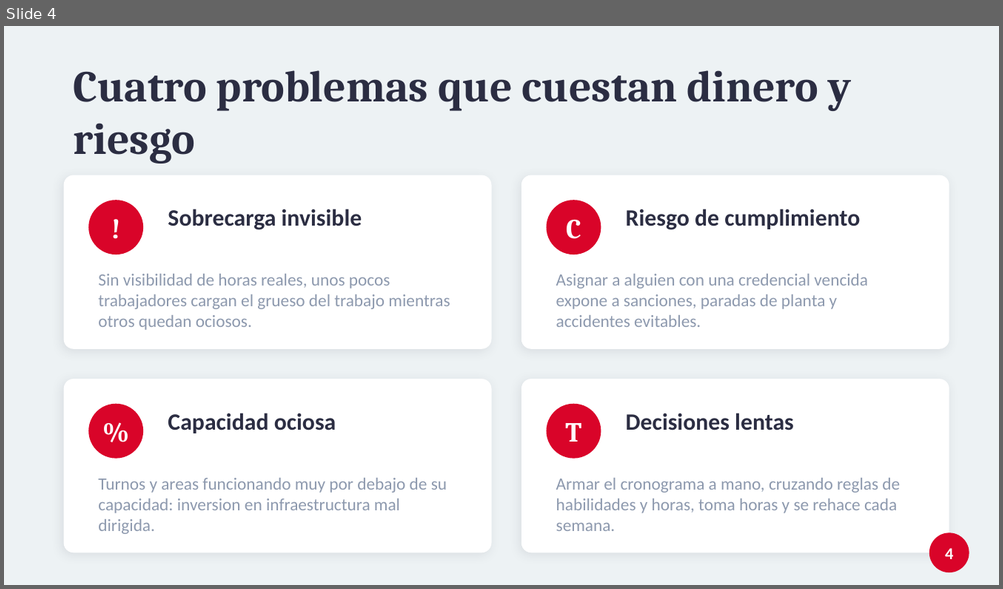
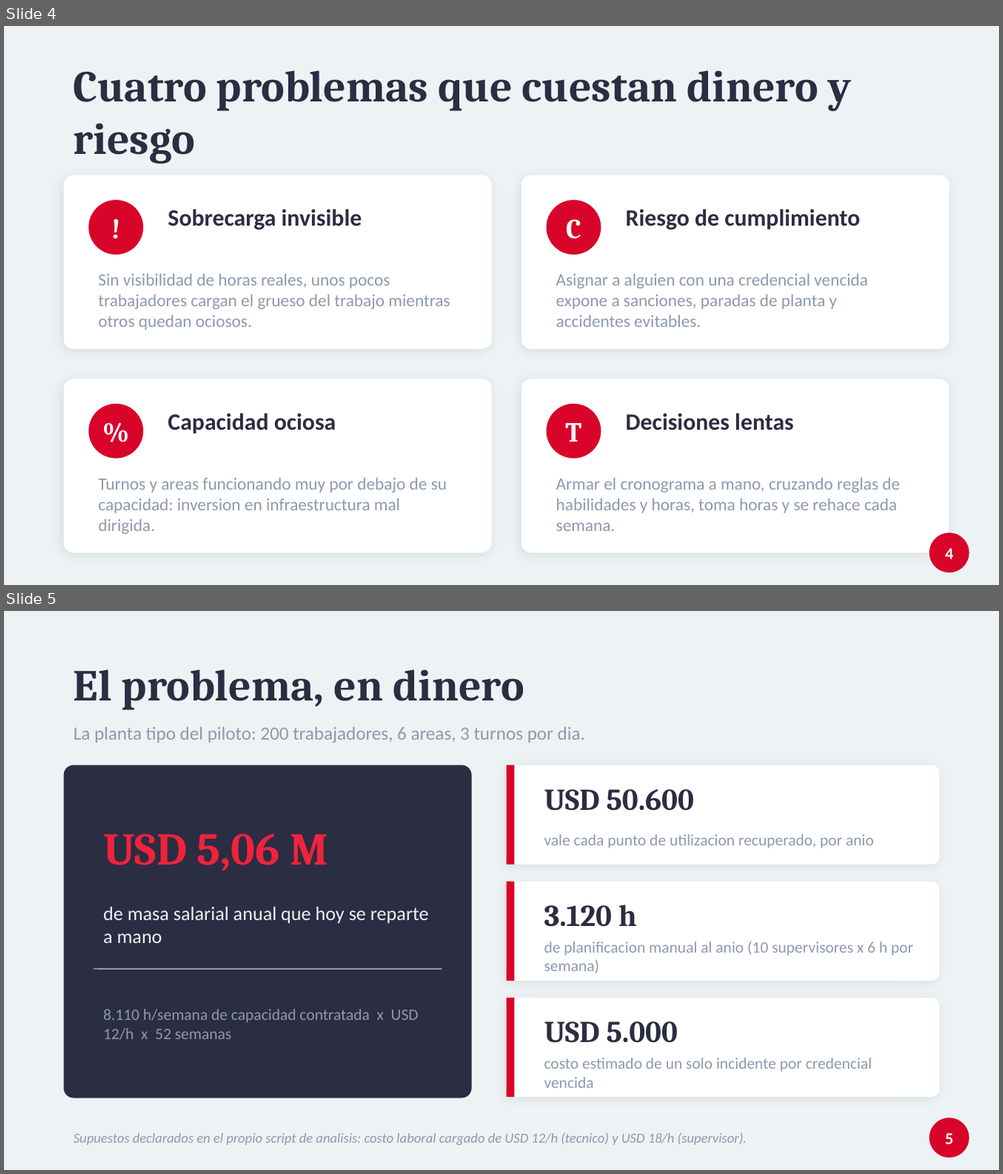
Before and after one commit to tomassalina/tp-gestion-capacidades-inteligente, a slide deck: analisis/presentacion_defensa.pptx. Shown one above the other, each under a label of ours: slide 4 before the commit, slides 4 and 5 after it. The pictures are 1003x589 and 1003x1174 pixels, drawn with LibreOffice and Linux fonts; fonts in the diff are those of the drawing. Boxes give left, top, right and bottom in pixels: in the first picture for what was removed or moved away, otherwise in the second. Text is boxed around its words. In the diff, an @@ line names an element or a change of style, - is before the commit and + after.

Commit message:
rearmar la presentacion para una defensa de 15 minutos con enfoque economico
El deck pasa de 13 a 18 diapositivas. Lo que mas crecio es la explicacion de
como se generan los datos, que antes era una sola linea al pie de una
diapositiva y ahora son tres: la escala del piloto, por que instanciamos las
clases reales en vez de escribir los CSV a mano, y las cuatro decisiones del
motor de simulacion (semana a semana con reinicio de horas, 6.000 intentos con
sesgo 86/14, conflictos que son excepciones reales del core, semilla fija).

Ademas se cuantifica todo en dinero. Para que los montos sean auditables y no
numeros sueltos pegados en las diapositivas, los calcula estimar_impacto_economico()
a partir de un diccionario SUPUESTOS declarado en el script, y quedan guardados en
resumen_metricas.json: USD 5,06 M de masa salarial anual en juego, USD 50.600 por
cada punto de utilizacion recuperado, y USD 145.000 de valor anual por planta
contra USD 19.200 de costo. Si alguien discute un supuesto se cambia el valor y se
recalcula la seccion entera.

Se agregan dos diapositivas de negocio (el problema valuado y el impacto sumado),
un divisor de seccion, y los tres hallazgos y el mercado ahora cierran en plata.

```diff
--- a/analisis/presentacion_defensa.pptx
+++ b/analisis/presentacion_defensa.pptx
@@ slide 5 added at [4,611,999,1170], background #EDF2F4 @@
@@ text added at [74,669,524,710], 32 pt, text #2B2D42, bold @@
+El problema, en dinero
@@ text added at [74,726,585,743], 13.5 pt, text #8D99AE @@
+La planta tipo del piloto: 200 trabajadores, 6 areas, 3 turnos por dia.
@@ rounded rectangle added at [64,765,472,1099], fill #2B2D42 @@
@@ rounded rectangle added at [506,765,939,865], fill #FFFFFF @@
@@ rectangle added at [506,765,514,865], fill #D90429 @@
@@ text added at [544,789,694,811], 22 pt, text #2B2D42, bold @@
+USD 50.600
@@ text added at [103,834,328,871], 33 pt, text #EF233C, bold @@
+USD 5,06 M
@@ text added at [544,834,874,849], 11.5 pt, text #8D99AE @@
+vale cada punto de utilizacion recuperado, por anio
@@ rounded rectangle added at [506,882,939,981], fill #FFFFFF @@
@@ rectangle added at [506,882,514,981], fill #D90429 @@
@@ text added at [103,907,429,943], 14 pt, text #EDF2F4 @@
+de masa salarial anual que hoy se reparte a mano
@@ text added at [544,905,637,927], 22 pt, text #2B2D42, bold @@
+3.120 h
@@ text added at [544,941,913,974], 11.5 pt, text #8D99AE @@
+de planificacion manual al anio (10 supervisores x 6 h por semana)
@@ line added from (94, 969) to (441, 969), #8D99AE 1 pt @@
@@ text added at [103,1009,418,1040], 11.5 pt, text #8D99AE @@
+8.110 h/semana de capacidad contratada x USD 12/h x 52 semanas
@@ rounded rectangle added at [506,998,939,1097], fill #FFFFFF @@
@@ rectangle added at [506,998,514,1097], fill #D90429 @@
@@ text added at [544,1022,677,1043], 22 pt, text #2B2D42, bold @@
+USD 5.000
@@ text added at [544,1058,871,1088], 11.5 pt, text #8D99AE @@
+costo estimado de un solo incidente por credencial vencida
@@ ellipse added at [929,1118,969,1158], fill #D90429 @@
@@ text added at [74,1133,746,1145], 10 pt, text #8D99AE, italic @@
+Supuestos declarados en el propio script de analisis: costo laboral cargado de USD 12/h (tecnico) y USD 18/h (supervisor).
@@ text added at [945,1133,953,1145], 12 pt, text #FFFFFF, bold @@
+5
```
Also in this commit, not shown: 10 slides changed, 4 other slides added, 2 other files.
